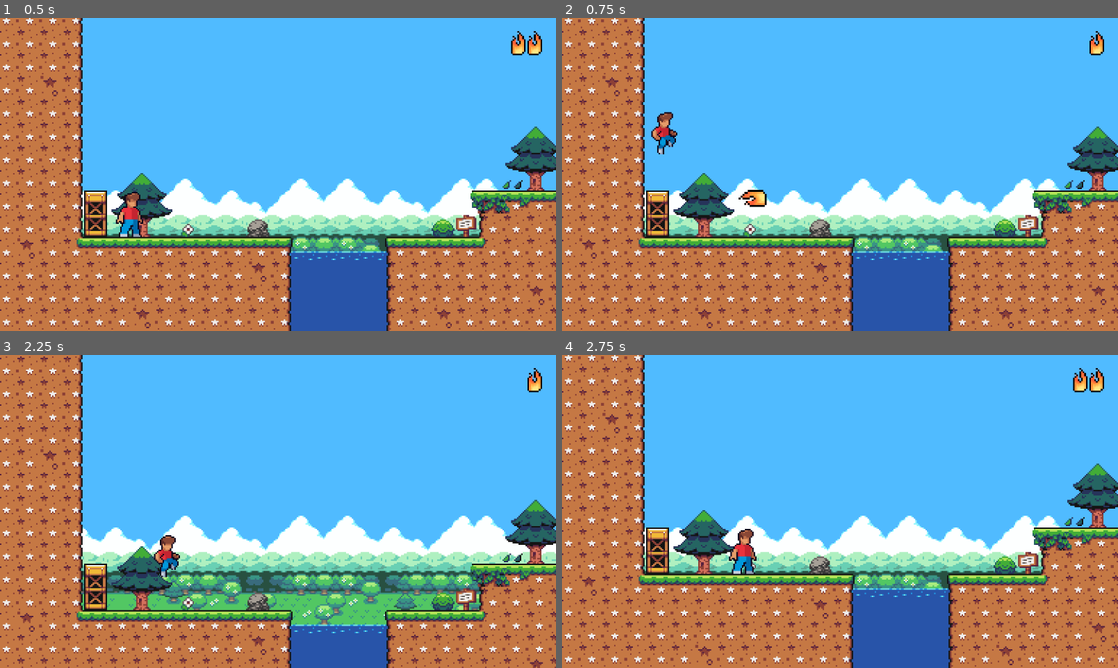
Above: before the commit, frames 1-4 (two rows, left to right).
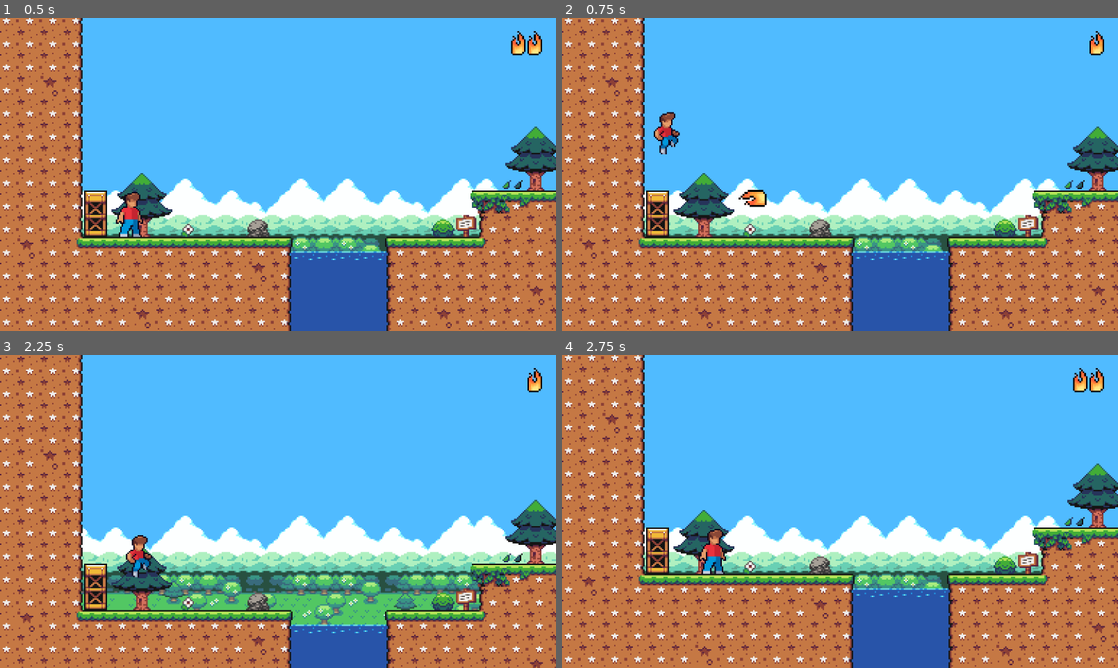
Above: after the commit, the same moments.

Repository: levi-wj/CSE310-group
Game: Godot game, scene res://Spring_Level.tscn
Same seed, same stepped clock (60 frames per second), same inputs: the game is played once before the commit and once after it. This scene is started directly instead of the project's main scene.
Inputs:
- Up to frame 1 (0.5 s): no input
- Up to frame 2 (0.75 s): tap Enter (ui_accept) at 0.5 s; hold Right (bullet_right) from 0.53 s (still down)
- Up to frame 3 (2.25 s): tap Enter (ui_accept) at 0.77, 1.52 s; release Right (bullet_right) at 2.03 s; hold Left (bullet_left) from 2.03 s (still down)
- Up to frame 4 (2.75 s): keep holding Left (bullet_left)

Frame 1 is identical in both runs. In frame 2, 0.3% of the frame differs, in the area x 16-22%, y 30-44%; in frame 3, 0.7%; in frame 4, 1.0%, in the area x 24-35%, y 55-70%.

Commit message:
Add death box for falling off level

Diff:
--- a/Spring_Level.tscn
+++ b/Spring_Level.tscn
@@ -6,6 +6,7 @@
 [ext_resource type="PackedScene" uid="uid://by7lyy60j2myw" path="res://character.tscn" id="5_mxl5e"]
 [ext_resource type="PackedScene" uid="uid://dcfyh40g6up8i" path="res://ant_gray.tscn" id="5_rtcuw"]
 [ext_resource type="PackedScene" uid="uid://cj762gt4yv1h" path="res://bullets_left_ui.tscn" id="6_cq8rp"]
+[ext_resource type="PackedScene" uid="uid://jpg8i054h142" path="res://deathBox.tscn" id="7_apceq"]
 
 [node name="Spring_Level" type="Node2D"]
 metadata/_edit_horizontal_guides_ = []
@@ -46,7 +47,7 @@
 
 [node name="CharacterBody2D" parent="." instance=ExtResource("5_mxl5e")]
 position = Vector2(-110, 38)
-BULLET_KNOCKBACK = 300
+BULLET_KNOCKBACK = 250
 CAMERA_LEFT_LIMIT = -200
 CAMERA_RIGHT_LIMIT = 900
 CAMERA_BOTTOM_LIMIT = 120
@@ -57,3 +58,6 @@
 [node name="Ant_Gray" parent="." instance=ExtResource("5_rtcuw")]
 position = Vector2(241, -262)
 DIRECTION = 1
+
+[node name="DeathBox" parent="." instance=ExtResource("7_apceq")]
+position = Vector2(-63, 145)
Not shown: 1 places in Spring_Level.tscn that only renumber resources
